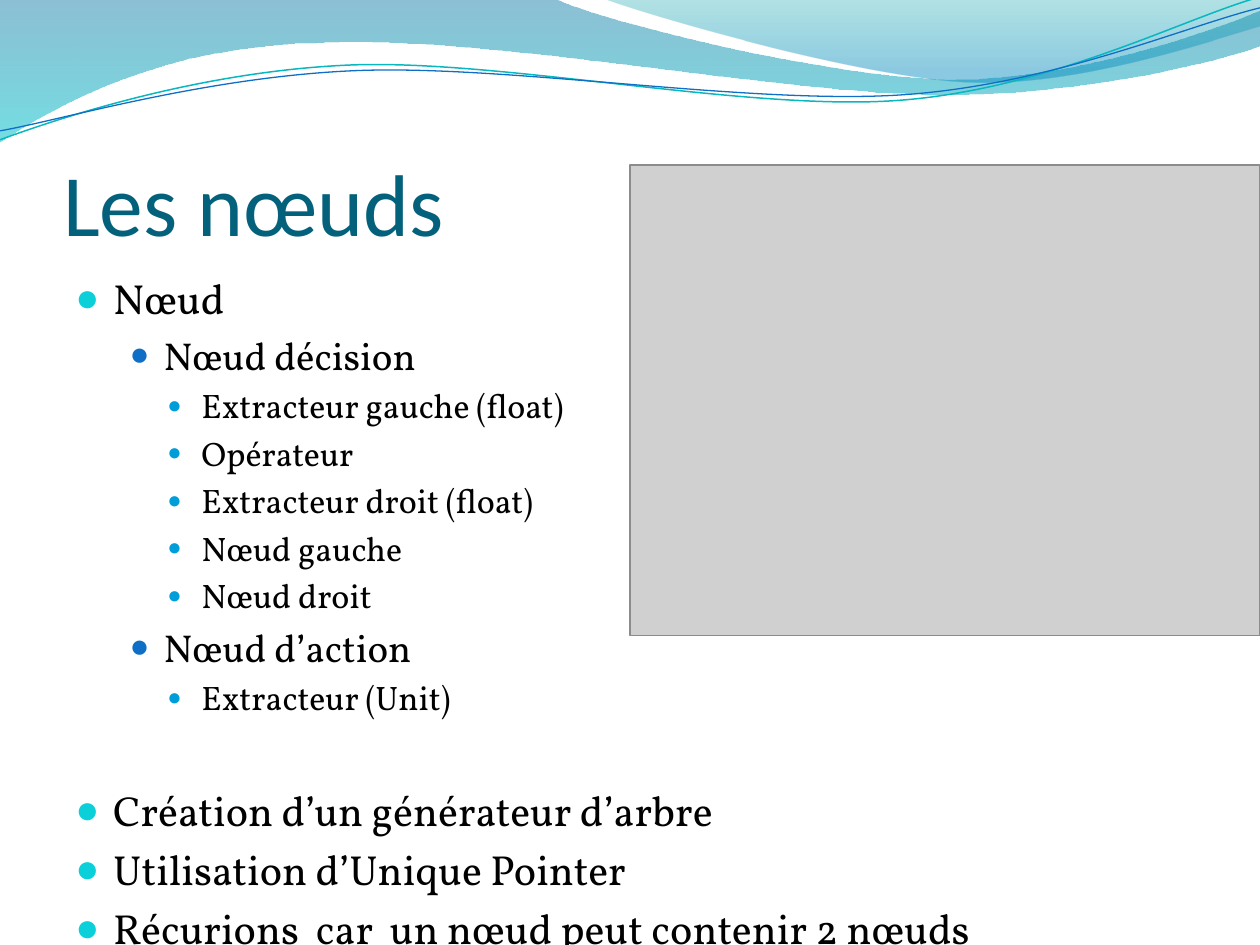
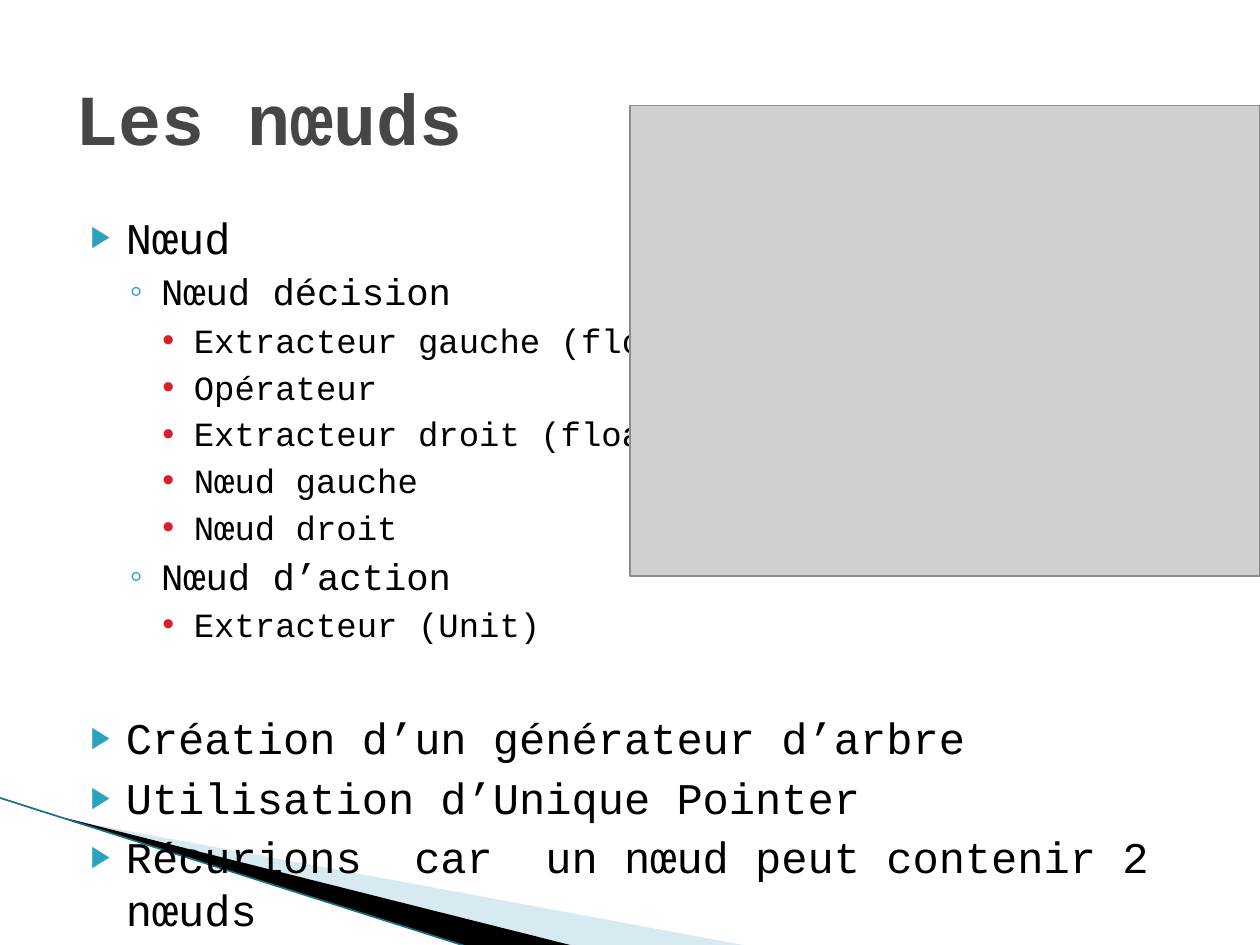
Before and after one commit to 3a-arthurkevin/BattleProject, a slide deck: slide 4 of PPT-C++.pptx. Drawn at 1260x945 pixels with LibreOffice and Linux fonts; fonts in the diff are those of the drawing; grey boxes stand for pictures; background and template pictures are left out. Boxes give left, top, right and bottom in pixels: in the first picture for what was removed or moved away, otherwise in the second. Text is boxed around its words. In the diff, an @@ line names an element or a change of style, - is before the commit and + after.

```diff
--- a/PPT-C++.pptx
+++ b/PPT-C++.pptx
@@ freeform shape removed at [0,0,1260,142] @@
@@ freeform shape removed at [0,0,1260,147] @@
@@ freeform shape removed at [0,8,1260,141] @@
@@ freeform shape removed at [604,0,1260,87] @@
@@ title "Les nœuds": place and size @@
-title "Les nœuds" at [63,175,443,237]
+title "Les nœuds" at [75,94,463,146]
@@ title "Les nœuds" at [75,94,463,146]: size 50 to 41 pt, font Calibri to Courier New, text colour #04617B to #464646, bold on; vertical alignment bottom to middle @@
@@ picture: place and size @@
-picture at [630,165,1260,636]
+picture at [630,106,1260,577]
@@ text "Nœud": place and size @@
-text "Nœud" at [113,284,970,945]
+text "Nœud" at [126,223,1148,927]
@@ text "Nœud" at [126,223,1148,927]: size 24.1 to 25 pt in "Nœud", "Création d’un générateur d’arbre", "Utilisation d’Unique Pointer", "Récurions car un nœud peut contenir 2 ..."; font Vollkorn to Courier New; size 22.2 to 21.3 pt in "Nœud décision", "Nœud d’action"; bullet ● to ▶; bullet colour #0BD0D9 to #2DA2BF; bullet ● to ◦; less space between paragraphs; bullet colour #0F6FC6 to #2DA2BF; bullet ● to •; bullet colour #009DD9 to #DA1F28 @@
@@ line added from (0, 798) to (467, 945), #97C5D8 0.95 pt @@
@@ freeform shape added at [67,818,576,945], fill #000000 @@
@@ freeform shape added at [69,819,750,945], fill #A0CBDC at 40% opacity @@
```
Also in this commit, not shown: 8 other slides changed, 1 slide added, 6 other files.
